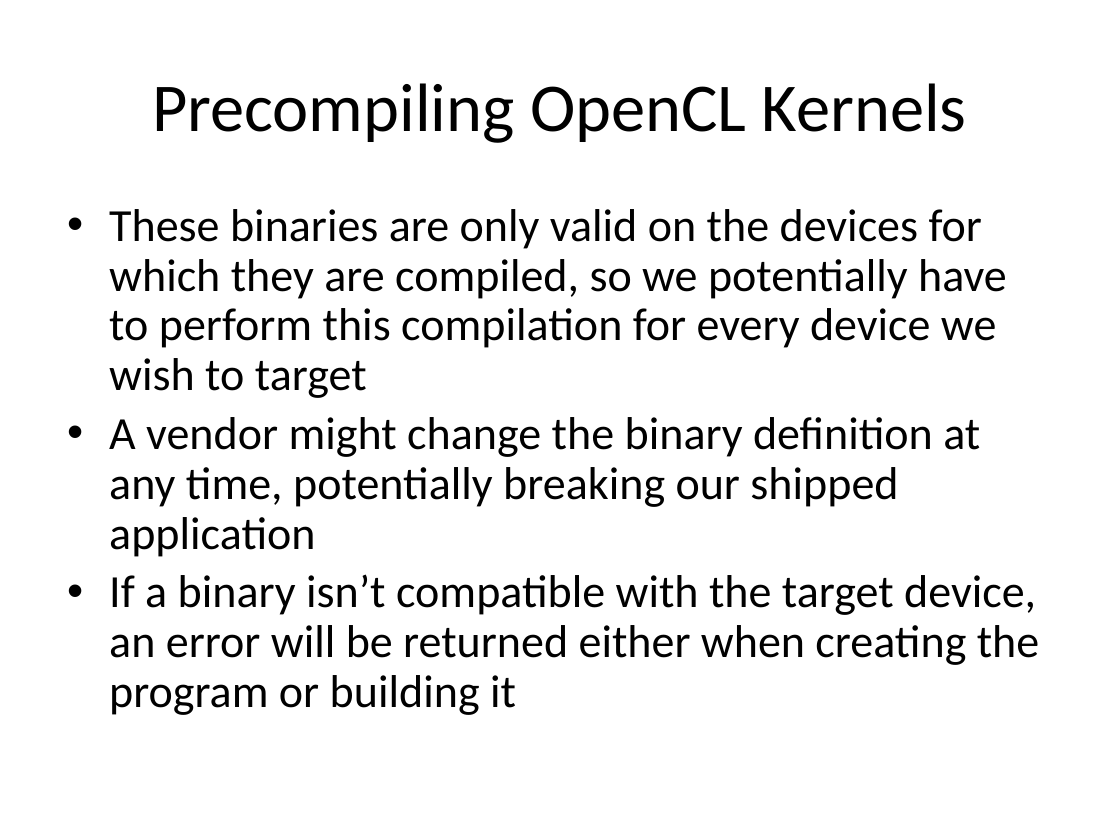
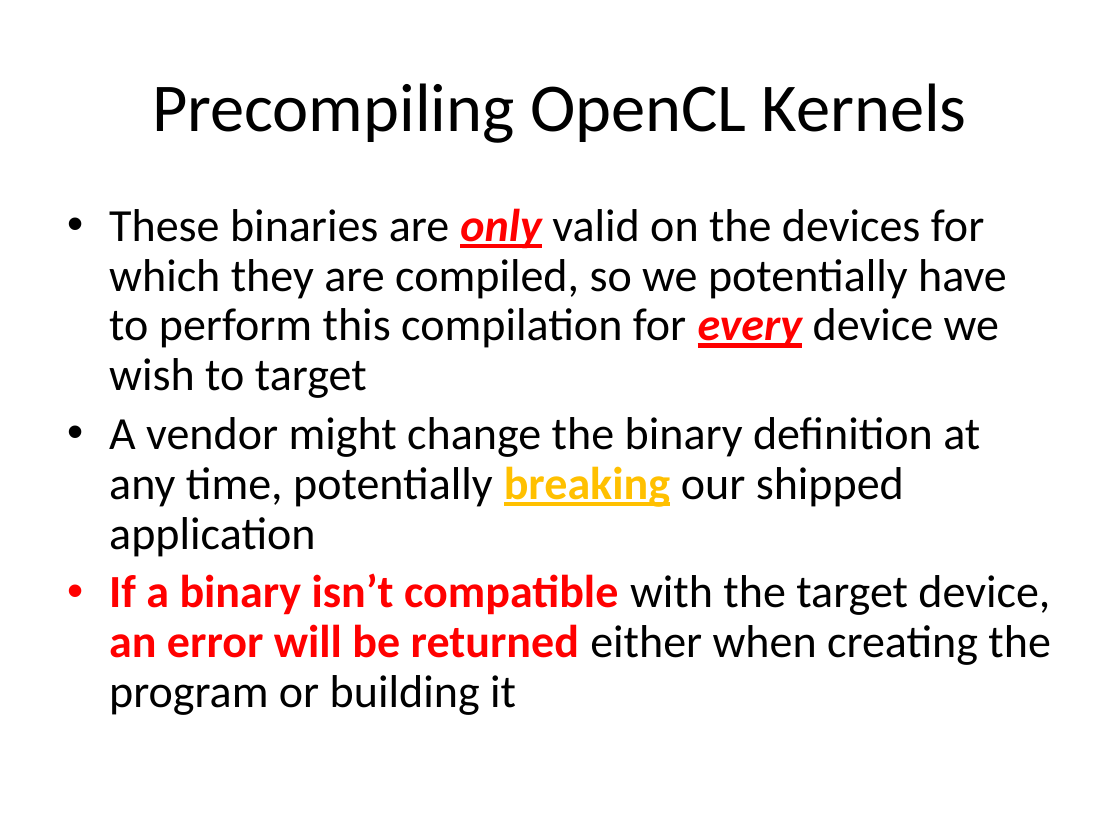
Before and after one commit to UoB-HPC/opencl-training-slides, a slide deck: slide 10 of advanced_part2.pptx. Drawn at 1120x840 pixels with LibreOffice and Linux fonts; fonts in the diff are those of the drawing. Boxes give left, top, right and bottom in pixels: in the first picture for what was removed or moved away, otherwise in the second. Text is boxed around its words. In the diff, an @@ line names an element or a change of style, - is before the commit and + after.

```diff
--- a/advanced_part2.pptx
+++ b/advanced_part2.pptx
@@ text "These binaries are only valid ..." at (109,208,1050,715): text colour #000000 to #FF0000 in "only every", "If a binary isn’t compatible an error ..."; bold on in "only every", "breaking", "If a binary isn’t compatible an error ..."; italic on in "only every"; underline on in "only every", "breaking"; text colour #000000 to #FFC000 in "breaking" @@
```
Also in this commit, not shown: 3 other slides changed.
